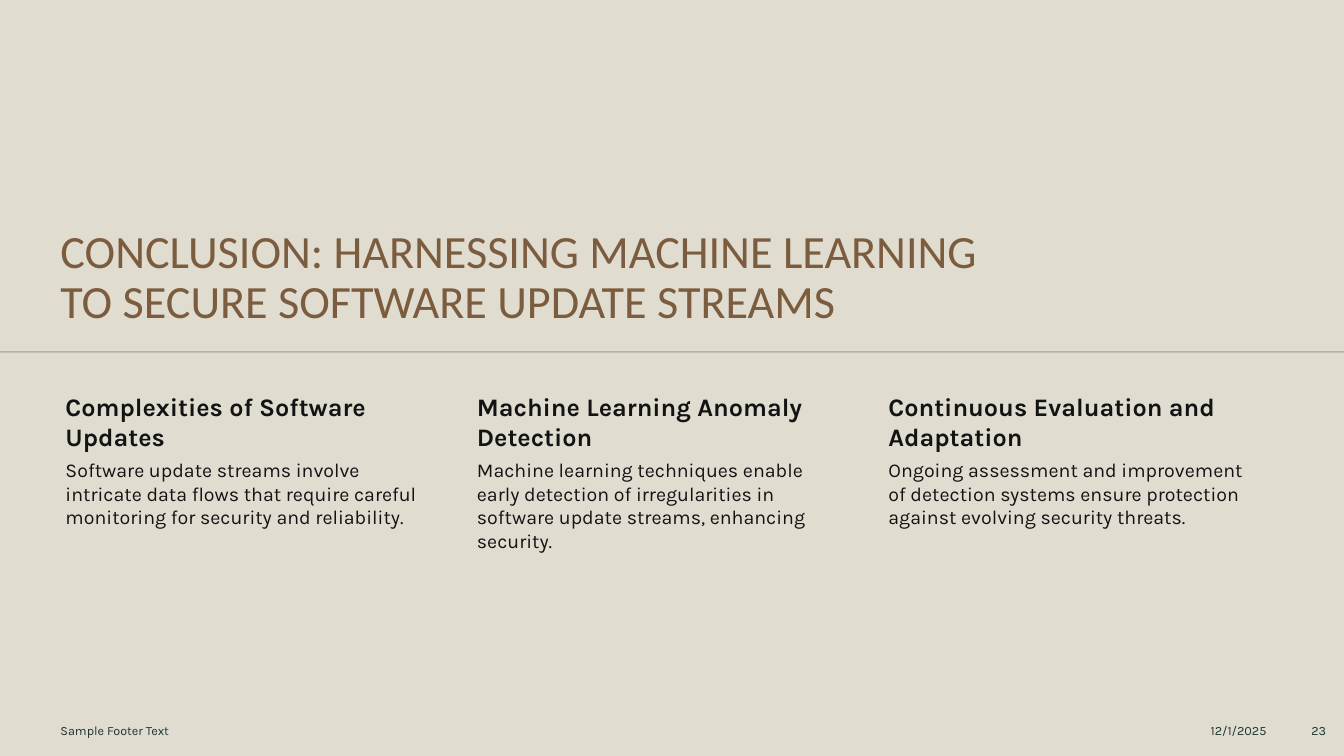
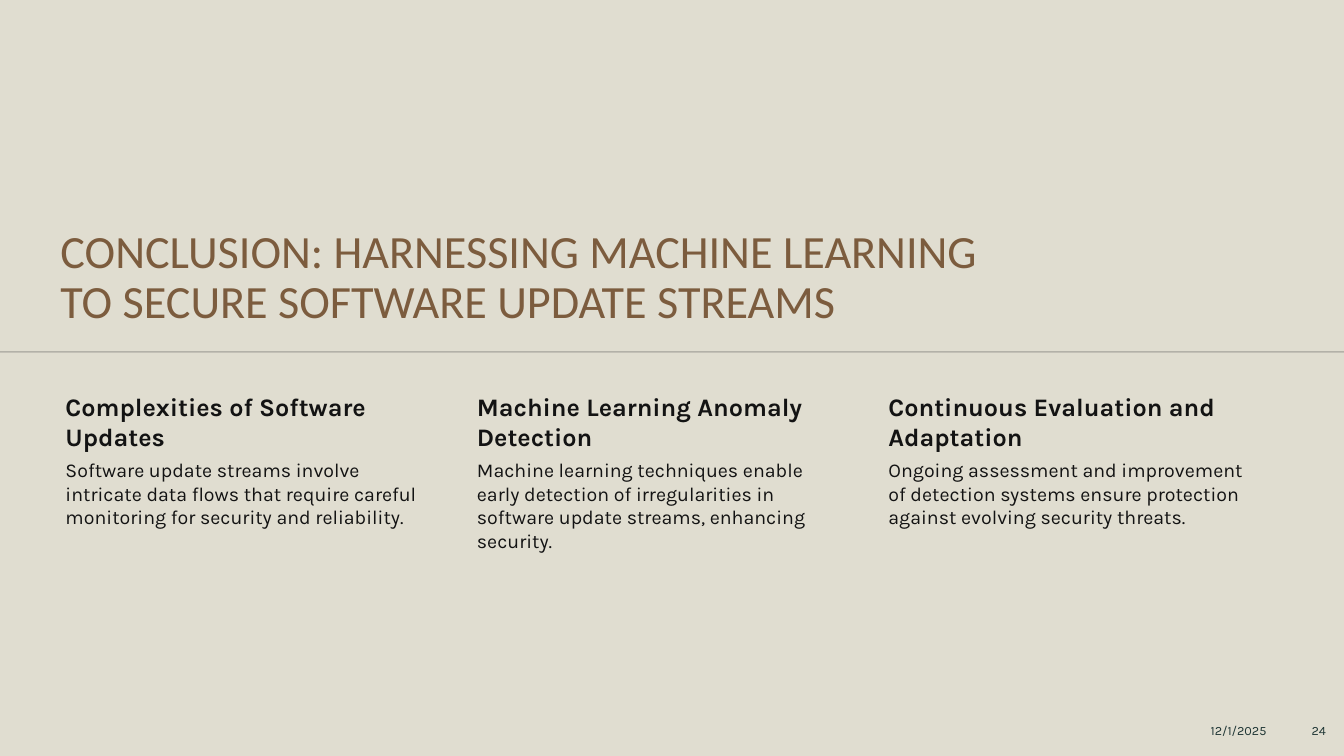
Before and after one commit to Sntai20/update-server-server-sync, a slide deck: slide 24 of docs/presentation/Anomaly Detection in Software Update Streams A Machine Learning Approach.pptx (slide 23 before the commit). Drawn at 1344x756 pixels with LibreOffice and Linux fonts; fonts in the diff are those of the drawing. Boxes give left, top, right and bottom in pixels: in the first picture for what was removed or moved away, otherwise in the second. Text is boxed around its words. In the diff, an @@ line names an element or a change of style, - is before the commit and + after.

Commit message:
Update presentation on anomaly detection in software update streams

```diff
--- a/docs/presentation/Anomaly Detection in Software Update Streams A Machine Learning Approach.pptx
+++ b/docs/presentation/Anomaly Detection in Software Update Streams A Machine Learning Approach.pptx
@@ text removed at [60, 726, 169, 738] @@
-Sample Footer Text
@@ page number at [1312, 727, 1326, 735]: text changed @@
-23
+24
```
Also in this commit, not shown: 22 other slides changed, 2 slides added.
